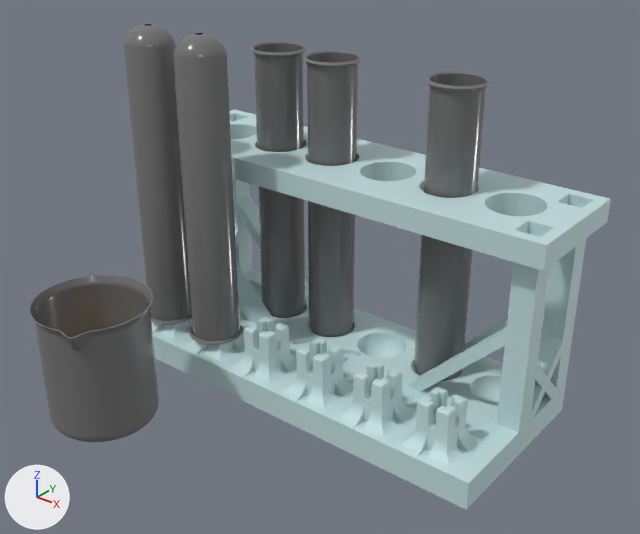
One commit to the OBJ model assets/models/Toxicology/Toxicology.obj: the scene before it, then after it.
Rendered twice from a 50 mm camera at (6.4, -9.39, 6.64) aimed at (0.42, -1.92, 2.01). Every picture has the same lights, and +X, +Y and +Z are marked at lower left. Where no turn or scale is listed for an object, it has been applied to the vertices. Vertices at the same position are counted once.

The first picture shows 'Cylinder.001_Cylinder.006', 'Cylinder.002_Cylinder.007', 'Cylinder.003_Cylinder.008', 'Cylinder.004_Cylinder.009', 'Cylinder_Cylinder.004', 'Original', 'Test_Tube_Rack_Base', 'Test_Tube_Rack_Top.001'.
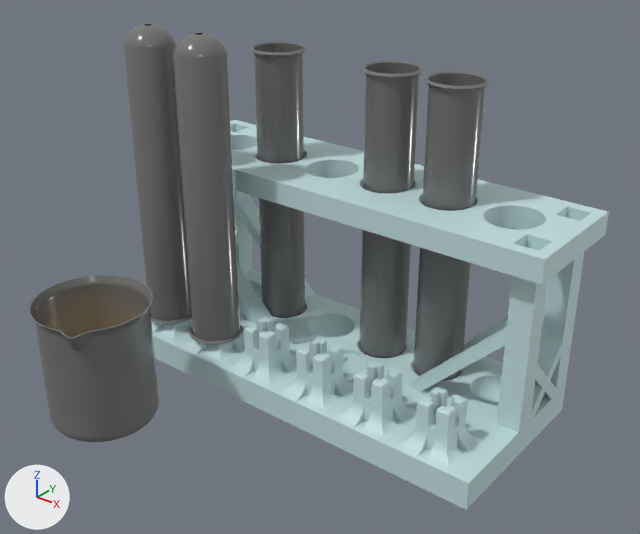
Edits to the scene script, one JSON object a line:
```json
{"block": "me_test_tube_rack_top_001", "where": "me_test_tube_rack_top_001.from_pydata(...)  # 550 vertices, 1120 faces; spans x -3.01..3.01, y -1.42..0.26, z 2.55..2.84"}
{"block": "me_test_tube_rack_top_001", "where": "# used by ob_test_tube_rack_top_001; location = (0.0, 0.0, 0.0)"}
{"block": "me_test_tube_rack_top_001", "change": "me_test_tube_rack_top_001 part 1: the whole mesh is moved by (0.0, 0.0, -0.16)"}
{"op": "add", "block": "me_cylinder_001_cylinder_000", "code": ["me_cylinder_001_cylinder_000 = bpy.data.meshes.new('Cylinder.001_Cylinder.000')", "me_cylinder_001_cylinder_000.from_pydata(...)  # 353 vertices, 320 faces; spans x 0.09..0.83, y -0.95..-0.21, z 0.09..4.16", "me_cylinder_001_cylinder_000.materials.append(mat_material_001)  # grey #737373"]}
{"op": "add", "block": "me_circle_000_circle_003", "code": ["me_circle_000_circle_003 = bpy.data.meshes.new('Circle.000_Circle.003')", "me_circle_000_circle_003.from_pydata(...)  # 225 vertices, 192 faces; spans x 0.16..0.76, y -0.88..-0.28, z 0.1..3.51", "me_circle_000_circle_003.materials.append(mat_material_003)  # dark red #670700"]}
{"op": "remove", "block": "ob_circle", "code": ["ob_circle = bpy.data.objects.new('Circle', me_circle)", "ob_circle.location = (0.0, 0.0, 0.0)"]}
{"op": "remove", "block": "ob_cylinder_cylinder_004", "code": ["ob_cylinder_cylinder_004 = bpy.data.objects.new('Cylinder_Cylinder.004', me_cylinder_cylinder_004)", "ob_cylinder_cylinder_004.location = (0.0, 0.0, 0.0)"]}
{"op": "add", "block": "ob_cylinder_001_cylinder_000", "code": ["ob_cylinder_001_cylinder_000 = bpy.data.objects.new('Cylinder.001_Cylinder.000', me_cylinder_001_cylinder_000)", "ob_cylinder_001_cylinder_000.location = (0.0, 0.0, 0.0)"]}
{"op": "add", "block": "ob_circle_000_circle_003", "code": ["ob_circle_000_circle_003 = bpy.data.objects.new('Circle.000_Circle.003', me_circle_000_circle_003)", "ob_circle_000_circle_003.location = (0.0, 0.0, 0.0)"]}
```

Pixel boxes (x1, y1, x2, y2) of what changed, in the pictures (640 x 534 px):
```json
{"object": "Test_Tube_Rack_Top.001", "change": "mesh moved", "before": [230, 109, 611, 271], "after": [230, 120, 609, 285]}
{"object": "Cylinder.001_Cylinder.000", "change": "added", "after": [360, 61, 424, 358]}
{"object": "Cylinder_Cylinder.004", "change": "deleted", "before": [303, 51, 362, 337]}
```
